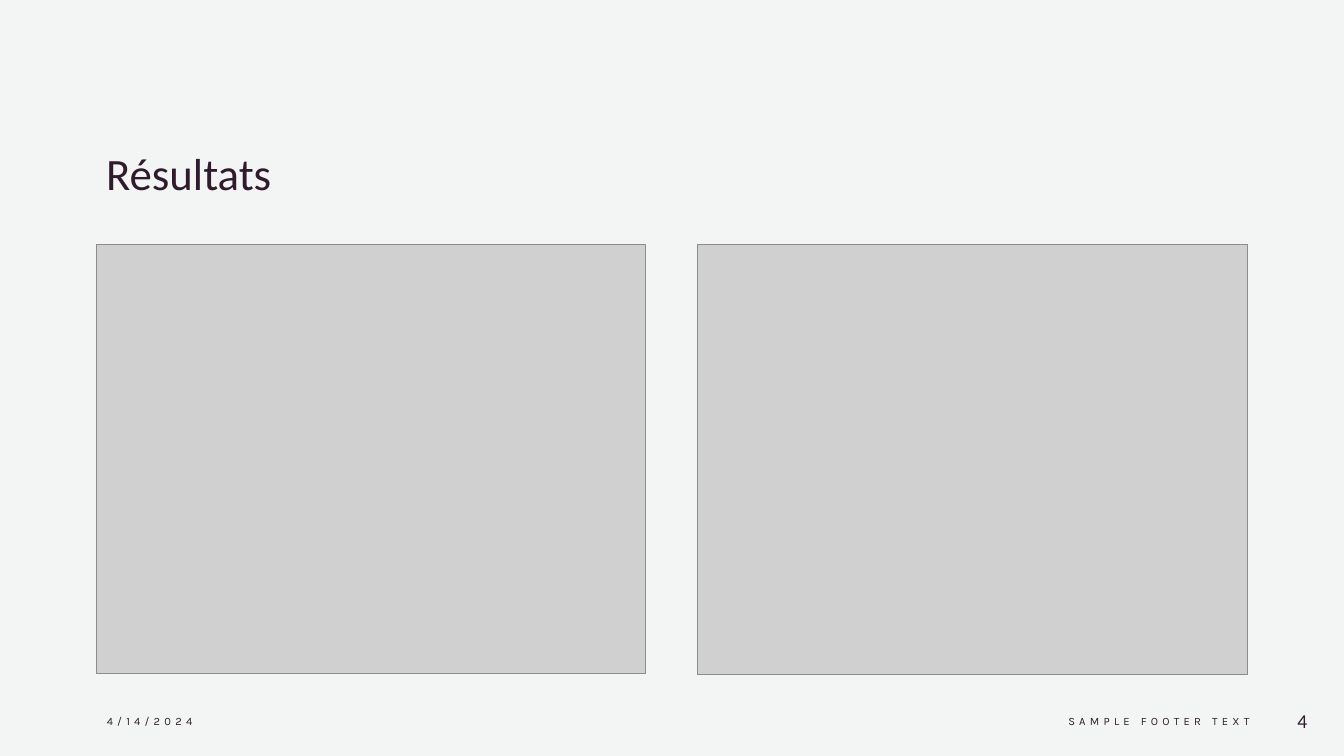
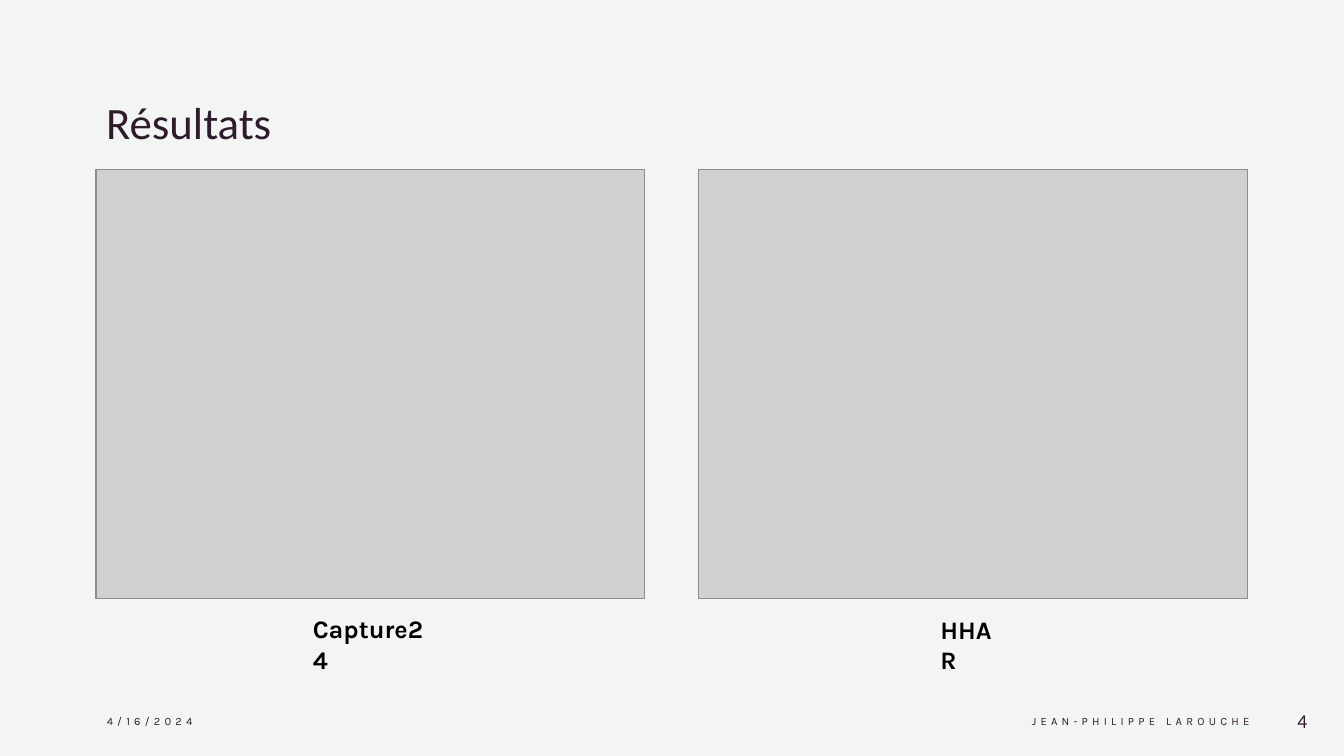
Before and after one commit to JPLUQAC/8INF892, a slide deck: slide 4 of Travaux/Presentation_Article/Resume_Article_LARJ07089501.pptx. Drawn at 1344x756 pixels with LibreOffice and Linux fonts; fonts in the diff are those of the drawing; grey boxes stand for pictures. Boxes give left, top, right and bottom in pixels: in the first picture for what was removed or moved away, otherwise in the second. Text is boxed around its words. In the diff, an @@ line names an element or a change of style, - is before the commit and + after.

```diff
--- a/Travaux/Presentation_Article/Resume_Article_LARJ07089501.pptx
+++ b/Travaux/Presentation_Article/Resume_Article_LARJ07089501.pptx
@@ title "Résultats": place and size @@
-title "Résultats" at [106,159,271,191]
+title "Résultats" at [106,108,271,140]
@@ picture: place and size @@
-picture at [97,245,645,675]
+picture at [96,169,644,599]
@@ picture: place and size @@
-picture at [698,245,1247,675]
+picture at [699,169,1248,599]
@@ text added at [303,609,439,649], 18 pt, text #000000, bold @@
+Capture24
@@ text added at [931,609,1016,649], 18 pt, text #000000, bold @@
+HHAR
@@ text at [107,717,193,726]: text changed @@
-4/14/2024
+4/16/2024
@@ text at [1032,718,1249,725]: text changed @@
-SAMPLE FOOTER TEXT
+JEAN-PHILIPPE LAROUCHE
```
Also in this commit, not shown: 4 other slides changed, 45 other files.
